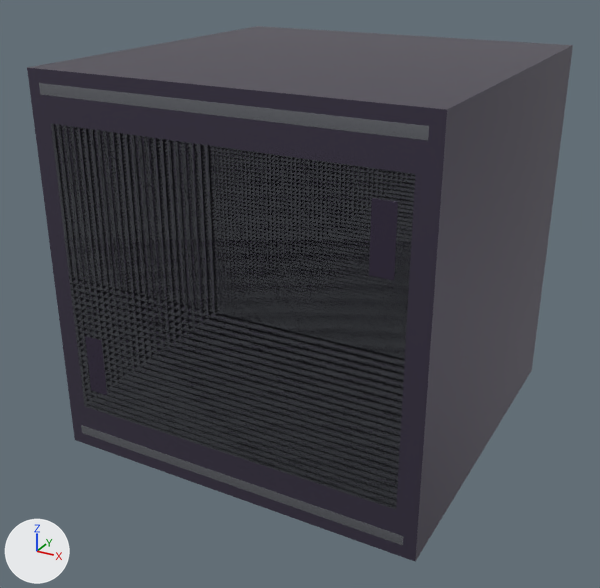
The Blender file Assets/Models/CyberArenaWallBlock.blend: old version first, new version second.
The view is the same before and after, from a 50 mm camera at (0.978, -1.901, 0.788) aimed at (-0.026, -0.076, -0.124). The axes (+X, +Y, +Z) are drawn at lower left. The lights are the same throughout. The older version comes first.

In view in the first picture: 'back bottom flush cap line', 'back broad flat inset face', 'back tiny left tick upper', 'back tiny right tick lower', 'back top flush cap line', 'bounded wall core'.
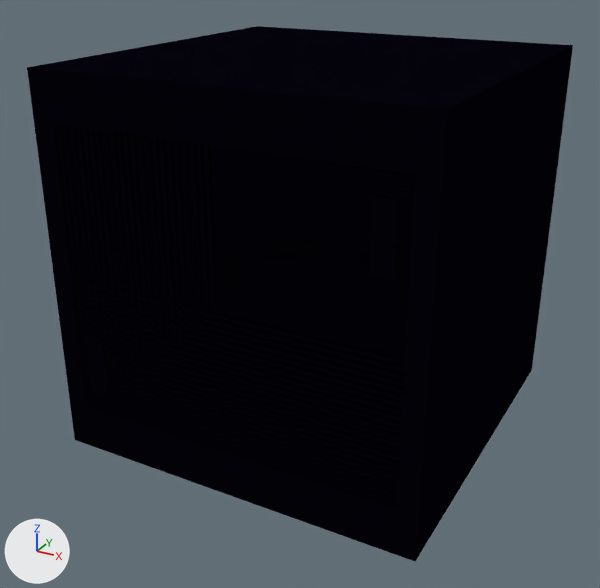
What the commit changed:
Material 'Arena Source Matte Black' (mat_arena_source_matte_black) is new.
Its base color is (0.0015, 0.001, 0.004) (black #05030d).
Its roughness is 1.0.
Its specular ior level is 0.0.
me_cube_058 has 8 vertices, 6 faces and spans x -0.5..0.5, y -0.5..0.5, z -0.5..0.5.
me_cube_058 no longer uses material mat_clean_dark_violet_wall_metal (greyish purple #4b4457).
me_cube_058 gains material mat_arena_source_matte_black (black #05030d).
me_cube_064 has 8 vertices, 6 faces and spans x -0.45..0.45, y -0.38..0.38, z -0.003..0.003.
me_cube_064 no longer uses material mat_clean_inset_wall_armor (dark grey #5b5e63).
me_cube_064 gains material mat_arena_source_matte_black (black #05030d).
me_cube_065 has 8 vertices, 6 faces and spans x -0.47..0.47, y -0.014..0.014, z -0.004..0.004.
me_cube_065 no longer uses material mat_clean_gunmetal_wall_cap (grey #868990).
me_cube_065 gains material mat_arena_source_matte_black (black #05030d).
me_cube_066 has 8 vertices, 6 faces and spans x -0.47..0.47, y -0.014..0.014, z -0.004..0.004.
me_cube_066 no longer uses material mat_clean_gunmetal_wall_cap (grey #868990).
me_cube_066 gains material mat_arena_source_matte_black (black #05030d).
me_cube_067 has 8 vertices, 6 faces and spans x -0.027..0.027, y -0.08..0.08, z -0.004..0.004.
me_cube_067 no longer uses material mat_subtle_purple_edge_shadow (dark purple #423a4f).
me_cube_067 gains material mat_arena_source_matte_black (black #05030d).
me_cube_068 has 8 vertices, 6 faces and spans x -0.027..0.027, y -0.08..0.08, z -0.004..0.004.
me_cube_068 no longer uses material mat_subtle_purple_edge_shadow (dark purple #423a4f).
me_cube_068 gains material mat_arena_source_matte_black (black #05030d).

Boxes (x1, y1, x2, y2) around the edits, measured in the pictures (600 x 588 px):
'bounded wall core', recoloured (darker): (27, 26, 573, 561) in both
'back broad flat inset face', recoloured (dark grey to black): (51, 124, 415, 510) in both
'back bottom flush cap line', recoloured (grey to black): (39, 83, 429, 141) in both
'back top flush cap line', recoloured: (81, 425, 404, 545) in both
'back tiny right tick lower', recoloured (dark purple to black): (369, 198, 398, 280) in both
'back tiny left tick upper', recoloured (dark purple to black): (85, 336, 107, 395) in both
